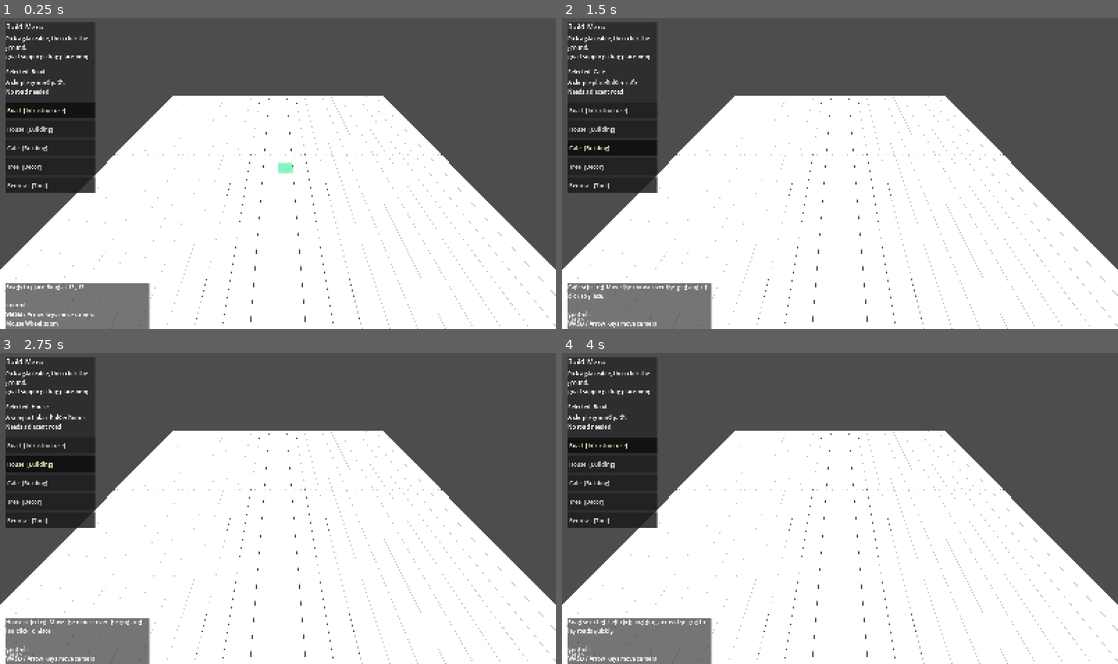
Above: before the commit, frames 1-4 (two rows, left to right).
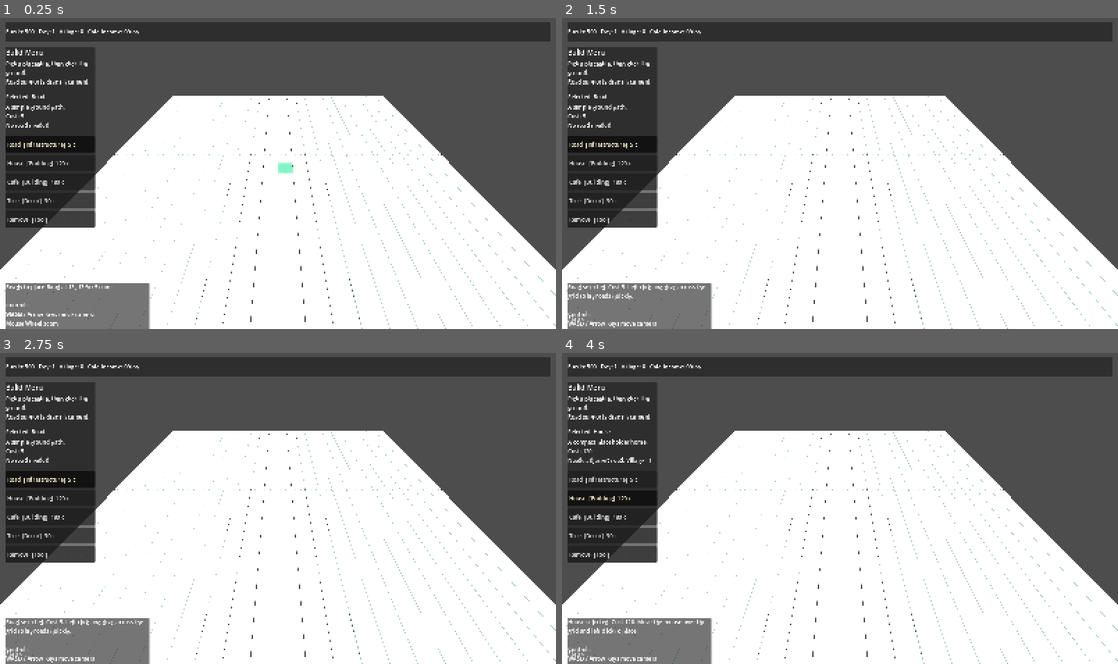
Above: after the commit, the same moments.

Repository: joyshu93/bloomtail_village
Game: Godot game, scene res://scenes/main/Main.tscn
Same seed, same stepped clock (60 frames per second), same inputs: the game is played once before the commit and once after it.
Inputs (mouse positions are in pixels of both pictures, inside the frame that each line leads up to):
- Up to frame 1 (0.25 s): no input
- Up to frame 2 (1.5 s): click (612, 111) at 0.5 s, where only the run before the commit has a clickable "Road [Infrastructure]"; click (612, 145) at 1.25 s, where only the run after the commit has a clickable "Road [Infrastructure] 5 c"
- Up to frame 3 (2.75 s): click (50, 464) at 2 s, where only the run before the commit has a clickable "House [Building]"
- Up to frame 4 (4 s): click (612, 499) at 2.75 s, where only the run after the commit has a clickable "House [Building] 120 c"; click (612, 455) at 3.5 s, where only the run before the commit has a clickable "Road [Infrastructure]"

The runs differ from the first frame. In frame 1, 9.6% of the frame differs, in the area x 1-99%, y 1-100%; in frame 2, 9.5%; in frame 3, 9.9%, in the area x 1-99%, y 1-91%; in frame 4, 9.9%.

Commit message:
Add minimal economy loop to 3D slice

Diff:
--- a/resources/vertical_slice/cafe.tres
+++ b/resources/vertical_slice/cafe.tres
@@ -8,9 +8,11 @@
 display_name = "Cafe"
 category = "building"
 layer = "building"
+cost = 180
 description = "A simple placeholder cafe."
 effect_text = "Shows inactive if not touching a road."
 requires_road = true
+daily_income = 35
 color = Color(0.9, 0.56, 0.48, 1)
 mesh_kind = "cafe"
 mesh_scale = Vector3(0.9, 1.2, 0.9)
--- a/resources/vertical_slice/house.tres
+++ b/resources/vertical_slice/house.tres
@@ -8,9 +8,11 @@
 display_name = "House"
 category = "building"
 layer = "building"
+cost = 120
 description = "A compact placeholder home."
 effect_text = "Shows inactive if not touching a road."
 requires_road = true
+resident_capacity = 1
 color = Color(0.95, 0.8, 0.62, 1)
 mesh_kind = "house"
 mesh_scale = Vector3(0.78, 1.5, 0.78)
--- a/resources/vertical_slice/road.tres
+++ b/resources/vertical_slice/road.tres
@@ -8,6 +8,7 @@
 display_name = "Road"
 category = "infrastructure"
 layer = "road"
+cost = 5
 description = "A simple ground path."
 effect_text = "Enables nearby buildings."
 requires_road = false
--- a/resources/vertical_slice/tree.tres
+++ b/resources/vertical_slice/tree.tres
@@ -8,6 +8,7 @@
 display_name = "Tree"
 category = "decor"
 layer = "decor"
+cost = 30
 description = "A placeholder tree built from primitives."
 effect_text = "Does not require a road."
 requires_road = false
--- a/scripts/main/main.gd
+++ b/scripts/main/main.gd
@@ -8,5 +8,6 @@
 func _ready() -> void:
 	game_manager.setup()
 	build_manager.setup(game_manager)
+	game_manager.attach_build_manager(build_manager)
 	world_3d.setup(build_manager, game_manager)
 	ui_root.setup(build_manager, game_manager)
--- a/scripts/managers/build_manager.gd
+++ b/scripts/managers/build_manager.gd
@@ -50,6 +50,10 @@
 func is_remove_selected() -> bool:
 	return selected_id == REMOVE_TOOL_ID
 
+func get_selected_cost() -> int:
+	var selected := get_selected_data()
+	return 0 if selected == null else selected.cost
+
 func select_placeable(placeable_id: String) -> void:
 	if placeable_id != REMOVE_TOOL_ID and not placeables.has(placeable_id):
 		return
@@ -58,9 +62,9 @@
 	if is_remove_selected():
 		game_manager.set_status("Remove selected. Click a placed object to clear it.")
 	elif is_road_selected():
-		game_manager.set_status("Road selected. Left click and drag across the grid to lay roads quickly.")
+		game_manager.set_status("Road selected. Cost %d. Left click and drag across the grid to lay roads quickly." % get_selected_cost())
 	else:
-		game_manager.set_status("%s selected. Move the mouse over the grid and left click to place." % get_selected_name())
+		game_manager.set_status("%s selected. Cost %d. Move the mouse over the grid and left click to place." % [get_selected_name(), get_selected_cost()])
 
 func is_inside(cell: Vector2i) -> bool:
 	return cell.x >= 0 and cell.y >= 0 and cell.x < GRID_WIDTH and cell.y < GRID_DEPTH
@@ -72,7 +76,18 @@
 	return is_inside(cell) and not is_occupied(cell)
 
 func can_place_id(placeable_id: String, cell: Vector2i) -> bool:
-	return placeables.has(placeable_id) and can_place(cell)
+	return placeables.has(placeable_id) and can_place(cell) and can_afford_placeable(placeable_id)
+
+func can_afford_placeable(placeable_id: String) -> bool:
+	if placeable_id == REMOVE_TOOL_ID:
+		return true
+	var data: PlaceableData = get_placeable(placeable_id)
+	return data != null and game_manager.can_afford(data.cost)
+
+func can_place_selected_at(cell: Vector2i) -> bool:
+	if is_remove_selected():
+		return has_entry(cell)
+	return can_place_id(selected_id, cell)
 
 func has_entry(cell: Vector2i) -> bool:
 	return placements.has(_cell_key(cell))
@@ -121,9 +136,11 @@
 		return "Outside the buildable area."
 	if is_occupied(cell):
 		return "Cell %d, %d is occupied." % [cell.x + 1, cell.y + 1]
+	if not game_manager.can_afford(data.cost):
+		return "Not enough money for %s. Need %d coins." % [data.display_name, data.cost]
 	if data.requires_road and not would_be_active(cell, data):
 		return "%s can be placed here, but it will stay inactive until a road touches it." % data.display_name
-	return "Ready to place %s at %d, %d." % [data.display_name, cell.x + 1, cell.y + 1]
+	return "Ready to place %s at %d, %d for %d coins." % [data.display_name, cell.x + 1, cell.y + 1, data.cost]
 
 func place_selected(cell: Vector2i) -> bool:
 	if is_remove_selected():
@@ -138,6 +155,10 @@
 			game_manager.set_status("That cell is already occupied or outside the buildable area.")
 		return false
 	var data: PlaceableData = placeables.get(placeable_id)
+	if not game_manager.spend_money(data.cost):
+		if not silent:
+			game_manager.set_status("Not enough money for %s. Need %d coins." % [data.display_name, data.cost])
+		return false
 	var active_after_place := would_be_active(cell, data)
 	placements[_cell_key(cell)] = {
 		"id": data.id,
@@ -162,6 +183,8 @@
 		if not can_place(cell):
 			continue
 		var data: PlaceableData = placeables.get(placeable_id)
+		if not game_manager.spend_money(data.cost):
+			break
 		placements[_cell_key(cell)] = {
 			"id": data.id,
 			"active": would_be_active(cell, data)
--- a/scripts/managers/game_manager.gd
+++ b/scripts/managers/game_manager.gd
@@ -2,14 +2,104 @@
 extends Node
 
 signal status_changed(text: String)
+signal stats_changed(money: int, day: int, population: int, daily_income: int)
 
+const STARTING_MONEY := 500
+const STARTING_DAY := 1
+const DAY_LENGTH_SECONDS := 6.0
+
+var build_manager: BuildManager
 var status_text := ""
+var money := STARTING_MONEY
+var day := STARTING_DAY
+var population := 0
+var daily_income := 0
+var day_progress := 0.0
 
 func setup() -> void:
+	build_manager = null
+	money = STARTING_MONEY
+	day = STARTING_DAY
+	population = 0
+	daily_income = 0
+	day_progress = 0.0
+	set_process(true)
+	_emit_stats()
 	set_status("Select Road, House, Cafe, Tree, or Remove. Hover the grid to inspect a cell.")
+
+func attach_build_manager(manager: BuildManager) -> void:
+	build_manager = manager
+	if not build_manager.placements_changed.is_connected(_on_placements_changed):
+		build_manager.placements_changed.connect(_on_placements_changed)
+	_recalculate_stats()
+
+func _process(delta: float) -> void:
+	if build_manager == null:
+		return
+	if Input.is_mouse_button_pressed(MOUSE_BUTTON_LEFT):
+		return
+	day_progress += delta
+	if day_progress < DAY_LENGTH_SECONDS:
+		return
+	while day_progress >= DAY_LENGTH_SECONDS:
+		day_progress -= DAY_LENGTH_SECONDS
+		_advance_day()
+
+func can_afford(amount: int) -> bool:
+	return amount <= 0 or money >= amount
+
+func spend_money(amount: int) -> bool:
+	if amount <= 0:
+		return true
+	if not can_afford(amount):
+		return false
+	money -= amount
+	_emit_stats()
+	return true
+
+func add_money(amount: int) -> void:
+	if amount <= 0:
+		return
+	money += amount
+	_emit_stats()
 
 func set_status(text: String) -> void:
 	if status_text == text:
 		return
 	status_text = text
 	status_changed.emit(status_text)
+
+func _advance_day() -> void:
+	day += 1
+	if daily_income > 0:
+		add_money(daily_income)
+		set_status("Day %d. Active cafes earned %d coins." % [day, daily_income])
+	else:
+		_emit_stats()
+		set_status("Day %d. No active cafe income yet." % day)
+
+func _on_placements_changed() -> void:
+	_recalculate_stats()
+
+func _recalculate_stats() -> void:
+	if build_manager == null:
+		population = 0
+		daily_income = 0
+		_emit_stats()
+		return
+	var next_population := 0
+	var next_income := 0
+	for item in build_manager.get_placements():
+		if not bool(item.get("active", true)):
+			continue
+		var data: PlaceableData = item["data"]
+		if data == null:
+			continue
+		next_population += data.resident_capacity
+		next_income += data.daily_income
+	population = next_population
+	daily_income = next_income
+	_emit_stats()
+
+func _emit_stats() -> void:
+	stats_changed.emit(money, day, population, daily_income)
--- a/scripts/ui/ui_root.gd
+++ b/scripts/ui/ui_root.gd
@@ -3,6 +3,8 @@
 var build_manager: BuildManager
 var game_manager: GameManager
 
+var top_panel: PanelContainer
+var top_stats_label: Label
 var button_panel: PanelContainer
 var button_box: VBoxContainer
 var status_panel: PanelContainer
@@ -29,13 +31,30 @@
 func _build_layout() -> void:
 	set_anchors_and_offsets_preset(Control.PRESET_FULL_RECT)
 
+	top_panel = PanelContainer.new()
+	add_child(top_panel)
+	top_panel.set_anchors_and_offsets_preset(Control.PRESET_TOP_WIDE)
+	top_panel.offset_left = 16
+	top_panel.offset_top = 16
+	top_panel.offset_right = -16
+	top_panel.offset_bottom = 72
+
+	top_stats_label = Label.new()
+	top_panel.add_child(top_stats_label)
+	top_stats_label.set_anchors_and_offsets_preset(Control.PRESET_FULL_RECT)
+	top_stats_label.offset_left = 14
+	top_stats_label.offset_top = 12
+	top_stats_label.offset_right = -14
+	top_stats_label.offset_bottom = -12
+	top_stats_label.text = "Funds: 0   Day: 1   Village: 0   Cafe Income: 0/day"
+
 	button_panel = PanelContainer.new()
 	add_child(button_panel)
 	button_panel.set_anchors_and_offsets_preset(Control.PRESET_TOP_LEFT)
 	button_panel.offset_left = 16
-	button_panel.offset_top = 16
+	button_panel.offset_top = 88
 	button_panel.offset_right = 274
-	button_panel.offset_bottom = 348
+	button_panel.offset_bottom = 430
 
 	button_box = VBoxContainer.new()
 	button_box.add_theme_constant_override("separation", 8)
@@ -104,10 +123,12 @@
 	if not signals_connected:
 		build_manager.selection_changed.connect(_on_selection_changed)
 		game_manager.status_changed.connect(_on_status_changed)
+		game_manager.stats_changed.connect(_on_stats_changed)
 		signals_connected = true
 	_rebuild_placeable_buttons()
 	_on_selection_changed(build_manager.selected_id)
 	_on_status_changed(game_manager.status_text)
+	_on_stats_changed(game_manager.money, game_manager.day, game_manager.population, game_manager.daily_income)
 
 func _rebuild_placeable_buttons() -> void:
 	for id in selected_buttons.keys():
@@ -116,7 +137,7 @@
 	selected_buttons.clear()
 	for placeable in build_manager.get_placeables():
 		var button := Button.new()
-		button.text = "%s  [%s]" % [placeable.display_name, placeable.category.capitalize()]
+		button.text = "%s  [%s]  %d c" % [placeable.display_name, placeable.category.capitalize(), placeable.cost]
 		button.custom_minimum_size = Vector2(0, 46)
 		button.alignment = HORIZONTAL_ALIGNMENT_LEFT
 		button.toggle_mode = true
@@ -152,7 +173,17 @@
 		return
 	selection_title.text = "Selected: %s" % selected.display_name
 	var road_text: String = "Needs adjacent road" if selected.requires_road else "No road needed"
-	selection_detail.text = "%s\n%s" % [selected.description, road_text]
+	var income_text: String = "" if selected.daily_income <= 0 else "Income +%d/day" % selected.daily_income
+	var population_text: String = "" if selected.resident_capacity <= 0 else "Village +%d" % selected.resident_capacity
+	var extra_bits: PackedStringArray = PackedStringArray([road_text])
+	if income_text != "":
+		extra_bits.append(income_text)
+	if population_text != "":
+		extra_bits.append(population_text)
+	selection_detail.text = "%s\nCost: %d\n%s" % [selected.description, selected.cost, ", ".join(extra_bits)]
 
 func _on_status_changed(text: String) -> void:
 	status_label.text = "%s\n\nControls:\nWASD / Arrow Keys move camera\nMouse Wheel zoom\nLeft Click place\nRoad: drag to paint" % text
+
+func _on_stats_changed(money: int, day: int, population: int, daily_income: int) -> void:
+	top_stats_label.text = "Funds: %d   Day: %d   Village: %d   Cafe Income: %d/day" % [money, day, population, daily_income]
--- a/scripts/world/world_3d.gd
+++ b/scripts/world/world_3d.gd
@@ -170,7 +170,7 @@
 	if selected == null:
 		preview.hide_preview()
 		return
-	var can_place := build_manager.can_place(hover_cell)
+	var can_place := build_manager.can_place_selected_at(hover_cell)
 	var would_be_active := build_manager.would_be_active(hover_cell, selected)
 	preview.show_preview(
 		selected,
@@ -210,12 +210,17 @@
 		var key := "%d,%d" % [cell.x, cell.y]
 		if drag_placed_cells.has(key):
 			continue
-		drag_placed_cells[key] = true
 		cells_to_place.append(cell)
 	var placed_count: int = build_manager.place_many("road", cells_to_place, true)
 	if placed_count > 0:
+		for cell in cells_to_place:
+			var placed_data: PlaceableData = build_manager.get_data_at(cell)
+			if placed_data != null and placed_data.id == "road":
+				drag_placed_cells["%d,%d" % [cell.x, cell.y]] = true
 		game_manager.set_status("Laying road... release left mouse to stop.")
 		last_hover_summary = ""
+	elif cells_to_place.size() > 0 and not game_manager.can_afford(build_manager.get_placeable("road").cost):
+		game_manager.set_status("Not enough money to keep laying roads.")
 	last_drag_cell = hover_cell
 
 func _end_drag() -> void:
@@ -290,7 +295,7 @@
 	if selected == null:
 		hover_indicator.material_override = _make_material(HOVER_BLOCKED_COLOR, true)
 		return
-	var can_place := build_manager.can_place(hover_cell)
+	var can_place := build_manager.can_place_selected_at(hover_cell)
 	var would_be_active := build_manager.would_be_active(hover_cell, selected)
 	var color := HOVER_VALID_COLOR
 	var hover_height := 0.18
Not shown, changed: README.md
Not shown, changed: specs/mvp.md
